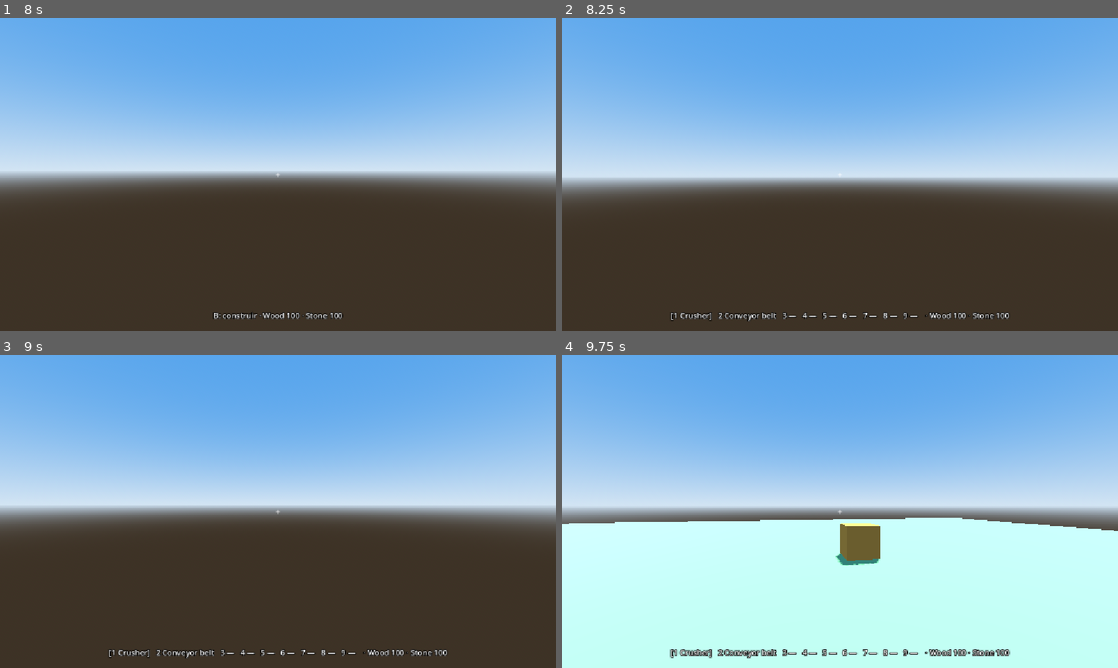
Above: before the commit, frames 1-4 (two rows, left to right).
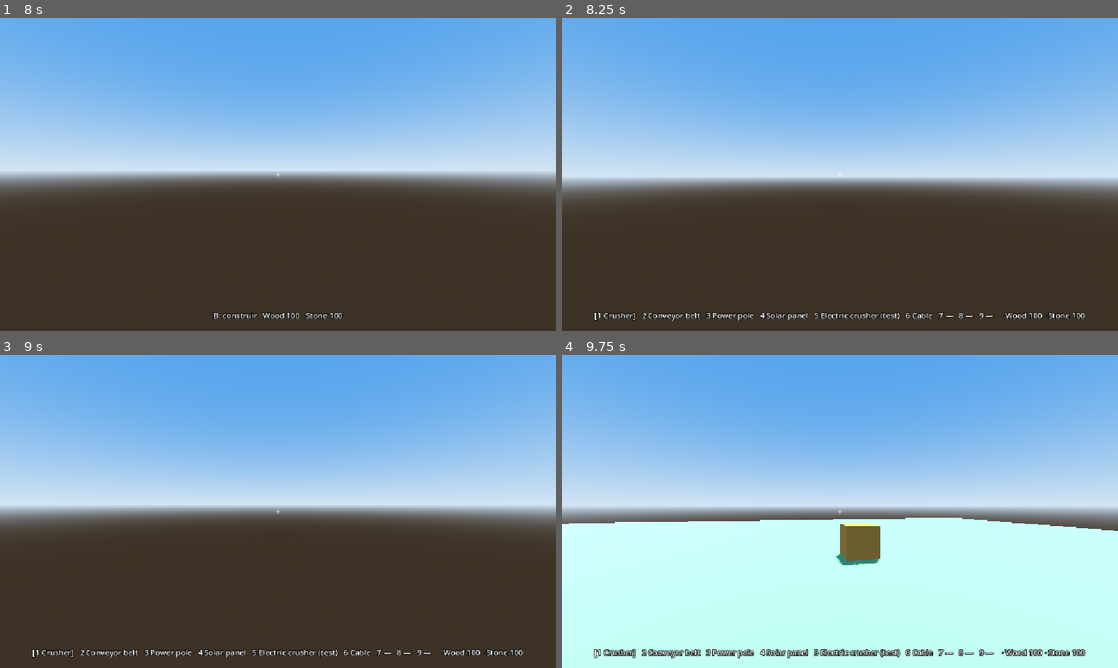
Above: after the commit, the same moments.

Repository: Cemiformica/formica
Game: Godot game, scene res://dev/sandbox.tscn
Two runs of this game, one before a commit and one after it. Both use one fixed random seed, a clock stepped at 60 frames per second and the inputs below. The project has no main scene, so this scene is started directly.
Inputs (mouse positions are in pixels of both pictures, inside the frame that each line leads up to):
- Up to frame 1 (8 s): tap Enter at 0.5 s; move the mouse to (305, 174) at 0.52 s; hold F (build_flip) 0.53-1.28 s; hold W (move_forward) 0.53-4.28 s; tap Space (jump) at 0.77, 1.52, 2.75, 3.02, 3.77, 4.52, 6.02, 6.77, 7.52 s; click (305, 174) at 0.8 s; move the mouse to (250, 174) at 1.27 s; click (250, 174) at 1.35 s; tap E (interact) at 1.55, 3.8, 6.05 s; move the mouse to (289, 168) at 2.02 s; hold E (interact) 2.03-2.78 s; tap F (build_flip) at 2.3, 2.85, 4.55, 6.8 s; move the mouse to (272, 180) at 2.77 s; click (272, 180) at 3.05 s; move the mouse to (316, 177) at 3.52 s; press the mouse at (316, 177) at 3.53 s; tap Escape (ui_cancel) at 4.15 s; move the mouse to (111, 127) at 4.27 s; release the mouse at (111, 127) at 4.28 s; hold A (move_left) 4.28-5.03 s; tap R (build_rotate) at 4.35 s; move the mouse to (305, 174) at 5.02 s; hold S (move_back) 5.03-5.78 s; hold Mouse wheel down (hotbar_next) 5.03-5.78 s; click (305, 174) at 5.3 s; move the mouse to (255, 168) at 5.77 s; hold D (move_right) 5.78-6.53 s; tap Mouse wheel up (hotbar_prev) at 5.85 s; move the mouse to (305, 174) at 6.52 s; hold E (interact) 6.53-7.28 s; hold W (move_forward) from 6.53 s (still down); move the mouse to (250, 174) at 7.27 s; tap Middle mouse button (pick_building) at 7.35 s; click (250, 174) at 7.55 s
- Up to frame 2 (8.25 s): keep holding W (move_forward); tap Enter at 8 s; move the mouse to (851, 168) at 8.02 s; hold B (toggle_build) from 8.03 s (still down)
- Up to frame 3 (9 s): tap E (interact) at 8.3 s; tap Space (jump) at 8.75 s; move the mouse to (272, 517) at 8.77 s; release W (move_forward) at 8.78 s; release B (toggle_build) at 8.78 s; hold A (move_left) from 8.78 s (still down); tap F (build_flip) at 8.85 s
- Up to frame 4 (9.75 s): tap Space (jump) at 9.02 s; tap Enter at 9.5 s; move the mouse to (878, 514) at 9.52 s; release A (move_left) at 9.53 s; press the mouse at (878, 514) at 9.53 s; hold W (move_forward) from 9.53 s (still down)

Frame 1 is identical in both runs. In frame 2, 1.2% of the frame differs, in the area x 5-95%, y 94-97%; in frame 3, 1.2%; in frame 4, 1.6%, in the area x 5-95%, y 93-98%.

Commit message:
B2.6b: herramienta de cable, cables visibles, red en pantalla y rearme del fusible

Diff:
--- /dev/null
+++ b/content/tools/cable_tool.tres
@@ -0,0 +1,7 @@
+[gd_resource type="Resource" script_class="CableTool" format=3]
+
+[ext_resource type="Script" path="res://core/content/cable_tool.gd" id="1_cable"]
+
+[resource]
+script = ExtResource("1_cable")
+name_key = "BUILD_CABLE"
--- /dev/null
+++ b/core/content/cable_tool.gd
@@ -0,0 +1,8 @@
+class_name CableTool
+extends Resource
+## La herramienta de cable (D-068): se pone en la barra de construcción como una construcción más.
+## Con ella en la mano: clic en una construcción eléctrica y clic en otra tiende un cable; repetirlo
+## sobre dos que ya están unidas lo quita. La lógica está en `BuildController`.
+
+## Clave de traducción del nombre visible.
+@export var name_key: String = "BUILD_CABLE"
--- a/core/world/island_state.gd
+++ b/core/world/island_state.gd
@@ -8,6 +8,8 @@
 signal building_placed(building: PlacedBuilding)
 ## Se emite al quitar una construcción (la vista borra su pieza visible).
 signal building_removed(building: PlacedBuilding)
+## Se emite al tender o quitar cables (la vista los vuelve a dibujar).
+signal cables_changed
 
 ## Qué casilla ocupa cada construcción. Se reconstruye al cargar a partir de las construcciones.
 var grid: OccupancyGrid = OccupancyGrid.new()
@@ -61,9 +63,12 @@
 	for cable: Vector2i in cables:
 		if cable.x != id and cable.y != id:
 			kept.append(cable)
+	var had_cables: bool = kept.size() != cables.size()
 	cables = kept
 	_links_dirty = true
 	_networks_dirty = true
+	if had_cables:
+		cables_changed.emit()
 	building_removed.emit(placed)
 	return placed
 
@@ -175,12 +180,28 @@
 	return cable_length(a, b) <= MAX_CABLE_LENGTH + 0.001
 
 
+## Clave de traducción del motivo por el que no se puede tender el cable ("" si sí se puede).
+func cable_problem(a: int, b: int) -> String:
+	if a == b or not buildings.has(a) or not buildings.has(b):
+		return "CABLE_INVALID"
+	if buildings[a].data.power_connections <= 0 or buildings[b].data.power_connections <= 0:
+		return "CABLE_NO_CONNECTOR"
+	if cables.has(_cable_key(a, b)):
+		return "CABLE_ALREADY"
+	if cable_count(a) >= buildings[a].data.power_connections or cable_count(b) >= buildings[b].data.power_connections:
+		return "CABLE_FULL"
+	if cable_length(a, b) > MAX_CABLE_LENGTH + 0.001:
+		return "CABLE_TOO_FAR"
+	return ""
+
+
 ## Tiende un cable. Devuelve false (y no toca nada) si no se puede.
 func add_cable(a: int, b: int) -> bool:
 	if not can_add_cable(a, b):
 		return false
 	cables.append(_cable_key(a, b))
 	_networks_dirty = true
+	cables_changed.emit()
 	return true
 
 
@@ -191,6 +212,7 @@
 		return false
 	cables.erase(key)
 	_networks_dirty = true
+	cables_changed.emit()
 	return true
 
 
--- /dev/null
+++ b/dev/content/electric_crusher.tres
@@ -0,0 +1,36 @@
+[gd_resource type="Resource" script_class="BuildingData" format=3]
+
+[ext_resource type="Script" path="res://core/content/building_data.gd" id="1_building"]
+[ext_resource type="Script" path="res://core/content/item_data.gd" id="2_itemscript"]
+[ext_resource type="Script" path="res://core/content/port_data.gd" id="3_portscript"]
+[ext_resource type="Resource" path="res://content/items/wood.tres" id="4_wood"]
+[ext_resource type="Resource" path="res://content/items/stone.tres" id="5_stone"]
+[ext_resource type="Resource" path="res://content/items/gravel.tres" id="6_gravel"]
+[ext_resource type="Resource" path="res://content/recipes/crush_stone.tres" id="7_crush"]
+
+[sub_resource type="Resource" id="Resource_in"]
+script = ExtResource("3_portscript")
+kind = 0
+cell = Vector2i(0, 0)
+side = 3
+
+[sub_resource type="Resource" id="Resource_out"]
+script = ExtResource("3_portscript")
+kind = 1
+cell = Vector2i(0, 0)
+side = 1
+item_filter = ExtResource("6_gravel")
+
+[resource]
+script = ExtResource("1_building")
+id = &"electric_crusher"
+name_key = "BUILDING_ELECTRIC_CRUSHER"
+size = Vector2i(1, 1)
+cost = Dictionary[ExtResource("2_itemscript"), int]({
+ExtResource("4_wood"): 6,
+ExtResource("5_stone"): 4
+})
+recipe = ExtResource("7_crush")
+power = -2.0
+power_connections = 1
+ports = Array[ExtResource("3_portscript")]([SubResource("Resource_in"), SubResource("Resource_out")])
--- a/dev/sandbox.gd
+++ b/dev/sandbox.gd
@@ -1,6 +1,7 @@
 extends Node3D
 ## Escena de pruebas de B2 (solo desarrollo). Da materiales de prueba, muestra la barra de construcción
-## en una línea de texto e imprime en Salida lo que pasa (qué mira, interacciones y construcción).
+## en una línea de texto, la red eléctrica de lo que miras en otra, e imprime en Salida lo que pasa.
+## (Los textos de esta escena son de desarrollo y no se traducen, salvo los nombres.)
 
 ## Materiales iniciales (trituradora: 6 madera + 4 piedra; cinta: 1 + 1).
 const START_WOOD: int = 100
@@ -9,6 +10,7 @@
 @onready var player: Player = $Player
 @onready var test_box: Interactable = $TestBox
 @onready var build_bar_label: Label = $HUD/BuildBarLabel
+@onready var network_label: Label = $HUD/NetworkLabel
 
 
 func _ready() -> void:
@@ -23,6 +25,7 @@
 	test_box.interacted.connect(_on_test_box_interacted)
 	builder.placed.connect(_on_building_placed)
 	builder.place_failed.connect(_on_place_failed)
+	builder.cable_changed.connect(_on_cable_changed)
 	builder.mode_changed.connect(_update_label.unbind(1))
 	builder.selection_changed.connect(_update_label)
 	inventory.changed.connect(_update_label)
@@ -44,7 +47,7 @@
 	for i: int in BuildController.BAR_SIZE:
 		var text: String = "%d —" % (i + 1)
 		if i < builder.build_bar.size() and builder.build_bar[i] != null:
-			text = "%d %s" % [i + 1, tr(builder.build_bar[i].name_key)]
+			text = "%d %s" % [i + 1, tr(str(builder.build_bar[i].get("name_key")))]
 		if i == builder.selected_slot:
 			text = "[" + text + "]"
 		parts.append(text)
@@ -73,4 +76,29 @@
 
 
 func _on_place_failed(reason_key: String) -> void:
-	print("No se pudo colocar: ", tr(reason_key))
+	print("No se pudo: ", tr(reason_key))
+
+
+func _on_cable_changed(added: bool) -> void:
+	var island: IslandState = WorldState.get_island(player.build_controller.island_id)
+	print("%s · cables: %d · redes: %d" % ["Cable tendido" if added else "Cable quitado", island.cables.size(), island.get_networks().size()])
+
+
+## Red eléctrica de lo que miras (con E a 3 m): "Red · genera 4 · consume 6 · ¡FUSIBLE SALTADO! …".
+func _process(_delta: float) -> void:
+	var view := player.focused_interactable as BuildingView
+	if view == null or view.island == null:
+		network_label.text = ""
+		return
+	var network: PowerNetwork = view.island.get_network(view.placed.id)
+	if network == null:
+		network_label.text = ""
+		return
+	var state: String = "funciona"
+	if network.is_tripped():
+		state = "¡FUSIBLE SALTADO! Quita carga y pulsa E en un generador"
+	elif network.supply <= 0.0:
+		state = "sin generación"
+	elif network.is_overloaded():
+		state = "sobrecarga"
+	network_label.text = "Red · genera %d · consume %d · %s" % [int(network.supply), int(network.demand), state]
--- a/dev/sandbox.tscn
+++ b/dev/sandbox.tscn
@@ -106,3 +106,18 @@
 theme_override_colors/font_outline_color = Color(0, 0, 0, 1)
 horizontal_alignment = 1
 vertical_alignment = 1
+
+[node name="NetworkLabel" type="Label" parent="HUD"]
+anchors_preset = 12
+anchor_top = 1.0
+anchor_right = 1.0
+anchor_bottom = 1.0
+offset_top = -84.0
+offset_bottom = -52.0
+grow_horizontal = 2
+grow_vertical = 0
+auto_translate_mode = 2
+theme_override_constants/outline_size = 6
+theme_override_colors/font_outline_color = Color(0, 0, 0, 1)
+horizontal_alignment = 1
+vertical_alignment = 1
--- a/entities/buildings/building_view.gd
+++ b/entities/buildings/building_view.gd
@@ -5,9 +5,15 @@
 ## reflejada; si no, una caja provisional con un cubito por puerto (azul = entrada, naranja = salida).
 ## Encima, un texto flotante con el contenido y el progreso de la máquina, leído en cada fotograma.
 ## Las cintas son una losa baja con una flecha, y sus ítems se ven como cubitos del color de cada ítem.
+## Los postes son un palo alto; los generadores, una losa azulada (B2.6b). E sobre un generador
+## rearma el fusible de su red; sobre una máquina, hace el intercambio rápido provisional.
 
 const BODY_HEIGHT: float = 1.0
 const BODY_COLOR: Color = Color(0.55, 0.5, 0.45)
+const GENERATOR_COLOR: Color = Color(0.15, 0.25, 0.5)
+const POLE_COLOR: Color = Color(0.45, 0.32, 0.2)
+const POLE_HEIGHT: float = 2.0
+const GENERATOR_HEIGHT: float = 0.5
 const COLOR_INPUT: Color = Color(0.2, 0.5, 1.0)
 const COLOR_OUTPUT: Color = Color(1.0, 0.55, 0.1)
 const BELT_HEIGHT: float = 0.1
@@ -22,6 +28,8 @@
 
 ## Construcción que muestra.
 var placed: PlacedBuilding
+## Isla a la que pertenece (para preguntar por su red eléctrica).
+var island: IslandState
 
 var _label: Label3D = null
 ## Solo cintas: dirección de avance (hacia la salida) y cubitos de los ítems.
@@ -29,9 +37,30 @@
 var _belt_cubes: Array[MeshInstance3D] = []
 
 
+## Altura de la pieza provisional: palo alto para los postes, losa para los generadores, caja para el resto.
+static func body_height(data: BuildingData) -> float:
+	if is_pole(data):
+		return POLE_HEIGHT
+	if data.power > 0.0:
+		return GENERATOR_HEIGHT
+	return BODY_HEIGHT
+
+
+## ¿Es un poste? (admite varios cables y ni genera, ni consume, ni trabaja)
+static func is_pole(data: BuildingData) -> bool:
+	return data.power_connections > 1 and data.power == 0.0 and data.recipe == null and data.belt_speed <= 0.0
+
+
+## Punto del mundo donde se engancha un cable a esta construcción: arriba del todo, en su centro.
+static func cable_anchor(p_placed: PlacedBuilding) -> Vector3:
+	var center: Vector3 = GridMath.footprint_center(p_placed.origin, p_placed.data.size, p_placed.rotation)
+	return center + Vector3(0.0, body_height(p_placed.data) - 0.1, 0.0)
+
+
 ## Prepara la vista. Se llama ANTES de añadirla al árbol.
-func setup(p_placed: PlacedBuilding) -> void:
+func setup(p_placed: PlacedBuilding, p_island: IslandState) -> void:
 	placed = p_placed
+	island = p_island
 	name = "%s_%d" % [placed.data.id, placed.id]
 	display_name_key = placed.data.name_key
 	position = GridMath.footprint_center(placed.origin, placed.data.size, placed.rotation)
@@ -41,11 +70,14 @@
 		return
 
 	# Colisión del tamaño de la huella girada: bloquea el paso y el rayo de interacción la encuentra.
+	var height: float = body_height(placed.data)
 	var shape := BoxShape3D.new()
-	shape.size = Vector3(s.x, BODY_HEIGHT, s.y)
+	shape.size = Vector3(s.x, height, s.y)
+	if is_pole(placed.data):
+		shape.size = Vector3(0.4, height, 0.4)
 	var collision := CollisionShape3D.new()
 	collision.shape = shape
-	collision.position.y = BODY_HEIGHT * 0.5
+	collision.position.y = height * 0.5
 	add_child(collision)
 
 	if placed.data.scene != null:
@@ -55,8 +87,13 @@
 		if placed.flipped:
 			model.scale.z = -1.0
 		add_child(model)
+	elif is_pole(placed.data):
+		_add_box(Vector3(0.2, height, 0.2), Vector3(0.0, height * 0.5, 0.0), POLE_COLOR)
 	else:
-		_add_box(Vector3(s.x - 0.1, BODY_HEIGHT, s.y - 0.1), Vector3(0.0, BODY_HEIGHT * 0.5, 0.0), BODY_COLOR)
+		var color: Color = BODY_COLOR
+		if placed.data.power > 0.0:
+			color = GENERATOR_COLOR
+		_add_box(Vector3(s.x - 0.1, height, s.y - 0.1), Vector3(0.0, height * 0.5, 0.0), color)
 		_add_port_markers()
 
 	_label = Label3D.new()
@@ -64,7 +101,7 @@
 	_label.auto_translate_mode = Node.AUTO_TRANSLATE_MODE_DISABLED # el texto ya va traducido
 	_label.font_size = 40
 	_label.outline_size = 8
-	_label.position.y = BODY_HEIGHT + 0.5
+	_label.position.y = height + 0.5
 	add_child(_label)
 
 
@@ -89,7 +126,10 @@
 	parts.append("%d %%" % int(placed.progress / recipe.duration * 100.0))
 	for item: ItemData in recipe.outputs:
 		parts.append("%s %d" % [tr(item.name_key), placed.output.get_total(item)])
-	return " → ".join(parts)
+	var text: String = " → ".join(parts)
+	if placed.data.power < 0.0 and island != null and not island.is_powered(placed.id):
+		text += "  · " + tr("POWER_NO_POWER")
+	return text
 
 
 ## Cinta: losa baja, flecha hacia la salida y un cubito por cada hueco de ítem.
@@ -151,9 +191,15 @@
 	return _item_materials[item]
 
 
-## E: avisa (señal `interacted`) y hace el intercambio rápido provisional con el inventario del jugador.
+## E: avisa (señal `interacted`). Sobre un generador rearma el fusible de su red; sobre una máquina,
+## hace el intercambio rápido provisional con el inventario del jugador.
 func interact(by: Node) -> void:
 	super(by)
+	if placed.data.power > 0.0 and island != null:
+		var network: PowerNetwork = island.get_network(placed.id)
+		if network != null:
+			network.reset_fuse() # si sigue sobrecargada, volverá a saltar en el siguiente paso
+		return
 	placed.quick_exchange(WorldState.player_inventory)
 
 
--- a/entities/player/build_controller.gd
+++ b/entities/player/build_controller.gd
@@ -7,6 +7,8 @@
 ## Botón central (cuentagotas): coge la construcción que miras y entra en el modo si no estabas.
 ## El fantasma es verde (cabe y hay materiales) o rojo, con un cubito por puerto (azul = entrada,
 ## naranja = salida). La construcción visible la crea la vista de la isla (`IslandView`).
+## Con el **cable** (`CableTool`) en la mano (B2.6b, D-068): clic en una construcción eléctrica y clic en
+## otra tiende un cable; si ya estaban unidas, lo quita. Un cable provisional verde o rojo sigue a la mira.
 
 ## Se emite al entrar o salir del modo construcción.
 signal mode_changed(active: bool)
@@ -16,12 +18,15 @@
 signal placed(building: PlacedBuilding)
 ## Se emite si no se pudo colocar. `reason_key` es una clave de traducción ("BUILD_NO_ROOM"...).
 signal place_failed(reason_key: String)
+## Se emite al tender (true) o quitar (false) un cable.
+signal cable_changed(added: bool)
 
 ## Número de casillas de la barra de construcción.
 const BAR_SIZE: int = 9
 
-## Barra de construcción (hasta 9). Por ahora fija en el Inspector; el catálogo con Q llegará en la fase C.
-@export var build_bar: Array[BuildingData] = []
+## Barra de construcción (hasta 9): `BuildingData` o `CableTool`. Por ahora fija en el Inspector;
+## el catálogo con Q llegará en la fase C.
+@export var build_bar: Array[Resource] = []
 ## Isla de `WorldState` donde se construye.
 @export var island_id: StringName = &"dev_sandbox"
 ## Alcance del rayo para apuntar (m).
@@ -33,6 +38,7 @@
 const COLOR_OUTPUT: Color = Color(1.0, 0.55, 0.1)
 ## Altura del fantasma (provisional: aún no hay modelos).
 const GHOST_HEIGHT: float = 1.0
+const CABLE_PREVIEW_THICKNESS: float = 0.05
 
 ## ¿Estamos en el modo construcción?
 var active: bool = false
@@ -53,6 +59,11 @@
 var _port_markers: Array[MeshInstance3D] = []
 var _has_target: bool = false
 var _target_origin: Vector2i = Vector2i.ZERO
+## Cable: id de la construcción donde empieza el cable que estamos tendiendo (0 = ninguno).
+var _cable_from: int = 0
+var _cable_preview: MeshInstance3D
+var _cable_ok_material: StandardMaterial3D
+var _cable_bad_material: StandardMaterial3D
 
 
 func _ready() -> void:
@@ -65,6 +76,11 @@
 	_ghost.mesh = _ghost_box
 	_ghost.material_override = _ghost_material
 	add_child(_ghost)
+	_cable_ok_material = _make_material(COLOR_OK, false)
+	_cable_bad_material = _make_material(COLOR_BAD, false)
+	_cable_preview = MeshInstance3D.new()
+	_cable_preview.visible = false
+	add_child(_cable_preview)
 	visible = false
 
 
@@ -75,8 +91,13 @@
 	if _picked != null:
 		return _picked
 	if selected_slot < build_bar.size():
-		return build_bar[selected_slot]
+		return build_bar[selected_slot] as BuildingData # null si es el cable
 	return null
+
+
+## ¿Llevamos el cable en la mano?
+func holding_cable() -> bool:
+	return active and _picked == null and selected_slot < build_bar.size() and build_bar[selected_slot] is CableTool
 
 
 func _unhandled_input(event: InputEvent) -> void:
@@ -98,6 +119,11 @@
 		_select_slot((selected_slot + 1) % BAR_SIZE)
 	elif event.is_action_pressed("hotbar_prev"):
 		_select_slot(posmod(selected_slot - 1, BAR_SIZE))
+	elif holding_cable():
+		if event.is_action_pressed("build_place") and Aim.pointer_ready():
+			_cable_click()
+		elif event.is_action_pressed("ui_cancel"):
+			_cable_from = 0
 	elif event.is_action_pressed("build_rotate"):
 		rotation_steps = (rotation_steps + 1) % 4
 	elif event.is_action_pressed("build_flip") and get_held() != null and get_held().can_flip():
@@ -107,6 +133,11 @@
 
 
 func _process(_delta: float) -> void:
+	if holding_cable():
+		_update_cable_preview()
+		return
+	_cable_preview.visible = false
+	_ghost.visible = true
 	var building: BuildingData = get_held()
 	if building == null:
 		visible = false
@@ -139,6 +170,7 @@
 
 func _set_active(value: bool) -> void:
 	active = value
+	_cable_from = 0
 	if not active:
 		visible = false
 	mode_changed.emit(active)
@@ -147,6 +179,7 @@
 func _select_slot(index: int) -> void:
 	selected_slot = index
 	_picked = null
+	_cable_from = 0
 	selection_changed.emit()
 
 
@@ -165,6 +198,7 @@
 		_select_slot(index)
 	else:
 		_picked = data
+		_cable_from = 0
 		selection_changed.emit()
 	rotation_steps = view.placed.rotation # copia también el giro, como el cuentagotas de Satisfactory
 	if not active:
@@ -228,6 +262,80 @@
 	placed.emit(result)
 
 
+# --- Cable (B2.6b) ---
+
+## Construcción que miramos, o null.
+func _aimed_building() -> PlacedBuilding:
+	var hit: Dictionary = _aim_hit()
+	if hit.is_empty():
+		return null
+	var view := hit["collider"] as BuildingView
+	if view == null:
+		return null
+	return view.placed
+
+
+## Primer clic: elige dónde empieza el cable. Segundo clic: lo tiende (o lo quita si ya estaban unidas).
+func _cable_click() -> void:
+	var island: IslandState = WorldState.get_island(island_id)
+	var target: PlacedBuilding = _aimed_building()
+	if target == null:
+		return
+	if _cable_from == 0 or not island.buildings.has(_cable_from):
+		if target.data.power_connections <= 0:
+			place_failed.emit("CABLE_NO_CONNECTOR")
+			return
+		_cable_from = target.id
+		return
+	if target.id == _cable_from:
+		_cable_from = 0 # clic en la misma: cancelar
+		return
+	if island.remove_cable(_cable_from, target.id):
+		cable_changed.emit(false)
+		_cable_from = 0
+		return
+	var problem: String = island.cable_problem(_cable_from, target.id)
+	if problem != "":
+		place_failed.emit(problem)
+		return
+	island.add_cable(_cable_from, target.id)
+	cable_changed.emit(true)
+	_cable_from = 0
+
+
+## Cable provisional desde el inicio hasta lo que miramos: verde si se puede tender (o quitar), rojo si no.
+func _update_cable_preview() -> void:
+	_ghost.visible = false
+	for marker: MeshInstance3D in _port_markers:
+		marker.visible = false
+	var island: IslandState = WorldState.get_island(island_id)
+	if _cable_from == 0 or not island.buildings.has(_cable_from):
+		_cable_preview.visible = false
+		visible = true
+		return
+	var from: Vector3 = BuildingView.cable_anchor(island.buildings[_cable_from])
+	var to: Vector3
+	var ok: bool = false
+	var target: PlacedBuilding = _aimed_building()
+	if target != null and target.id != _cable_from:
+		to = BuildingView.cable_anchor(target)
+		ok = island.cable_problem(_cable_from, target.id) == "" or island.cables.has(Vector2i(mini(_cable_from, target.id), maxi(_cable_from, target.id)))
+	else:
+		var hit: Dictionary = _aim_hit()
+		if hit.is_empty():
+			to = from + (-get_viewport().get_camera_3d().global_basis.z) * 3.0
+		else:
+			to = hit["position"]
+		ok = from.distance_to(to) <= IslandState.MAX_CABLE_LENGTH
+	visible = true
+	_cable_preview.visible = true
+	IslandView.place_line(_cable_preview, from, to, CABLE_PREVIEW_THICKNESS)
+	if ok:
+		_cable_preview.material_override = _cable_ok_material
+	else:
+		_cable_preview.material_override = _cable_bad_material
+
+
 func _make_material(color: Color, transparent: bool) -> StandardMaterial3D:
 	var material := StandardMaterial3D.new()
 	material.albedo_color = color
--- a/entities/player/player.tscn
+++ b/entities/player/player.tscn
@@ -4,7 +4,10 @@
 [ext_resource type="Script" path="res://entities/player/build_controller.gd" id="2_build"]
 [ext_resource type="Resource" path="res://content/buildings/crusher.tres" id="3_crusher"]
 [ext_resource type="Resource" path="res://content/buildings/conveyor.tres" id="4_conveyor"]
-[ext_resource type="Script" path="res://core/content/building_data.gd" id="5_buildingscript"]
+[ext_resource type="Resource" path="res://content/buildings/power_pole.tres" id="5_pole"]
+[ext_resource type="Resource" path="res://content/buildings/solar_panel.tres" id="6_solar"]
+[ext_resource type="Resource" path="res://dev/content/electric_crusher.tres" id="7_ecrusher"]
+[ext_resource type="Resource" path="res://content/tools/cable_tool.tres" id="8_cable"]
 
 [sub_resource type="CapsuleShape3D" id="CapsuleShape3D_player"]
 radius = 0.4
@@ -36,4 +39,4 @@
 
 [node name="BuildController" type="Node3D" parent="."]
 script = ExtResource("2_build")
-build_bar = Array[ExtResource("5_buildingscript")]([ExtResource("3_crusher"), ExtResource("4_conveyor")])
+build_bar = Array[Resource]([ExtResource("3_crusher"), ExtResource("4_conveyor"), ExtResource("5_pole"), ExtResource("6_solar"), ExtResource("7_ecrusher"), ExtResource("8_cable")])
--- a/localization/translations.csv
+++ b/localization/translations.csv
@@ -15,3 +15,13 @@
 BUILDING_CONVEYOR,Cinta,Cinta,Conveyor belt
 BUILD_NO_ROOM,No cabe aquí,No hi cap,No room here
 BUILD_NO_MATERIALS,Faltan materiales,Falten materials,Missing materials
+BUILDING_POWER_POLE,Poste eléctrico,Pal elèctric,Power pole
+BUILDING_SOLAR_PANEL,Placa solar,Placa solar,Solar panel
+BUILDING_ELECTRIC_CRUSHER,Trituradora eléctrica (prueba),Trituradora elèctrica (prova),Electric crusher (test)
+BUILD_CABLE,Cable,Cable,Cable
+CABLE_INVALID,No se puede conectar aquí,No es pot connectar aquí,Cannot connect here
+CABLE_NO_CONNECTOR,No admite cables,No admet cables,Does not take cables
+CABLE_ALREADY,Ya están conectados,Ja estan connectats,Already connected
+CABLE_FULL,No le quedan conexiones libres,No li queden connexions lliures,No free connections left
+CABLE_TOO_FAR,Demasiado lejos,Massa lluny,Too far
+POWER_NO_POWER,Sin energía,Sense energia,No power
--- a/world/island_view.gd
+++ b/world/island_view.gd
@@ -3,6 +3,10 @@
 ## Dibuja una isla de `WorldState` (B2.4c): una `BuildingView` por construcción colocada.
 ## Solo muestra (D-046): los datos los cambian el modo construcción y `Simulation`.
 ## Escucha a su `IslandState` para crear y borrar piezas, y lo rehace todo si se carga una partida.
+## También dibuja los cables de energía como líneas finas entre sus dos construcciones (B2.6b).
+
+const CABLE_COLOR: Color = Color(0.1, 0.1, 0.1)
+const CABLE_THICKNESS: float = 0.04
 
 ## Isla de `WorldState` que dibuja.
 @export var island_id: StringName = &"dev_sandbox"
@@ -10,9 +14,14 @@
 var _island: IslandState = null
 ## Id de la construcción → su vista.
 var _views: Dictionary[int, BuildingView] = {}
+## Líneas de los cables dibujados.
+var _cable_meshes: Array[MeshInstance3D] = []
+var _cable_material: StandardMaterial3D
 
 
 func _ready() -> void:
+	_cable_material = StandardMaterial3D.new()
+	_cable_material.albedo_color = CABLE_COLOR
 	WorldState.state_replaced.connect(_rebuild)
 	_rebuild()
 
@@ -22,6 +31,7 @@
 	if _island != null and _island.building_placed.is_connected(_on_building_placed):
 		_island.building_placed.disconnect(_on_building_placed)
 		_island.building_removed.disconnect(_on_building_removed)
+		_island.cables_changed.disconnect(_redraw_cables)
 	for view: BuildingView in _views.values():
 		view.queue_free()
 	_views.clear()
@@ -29,13 +39,15 @@
 	_island = WorldState.get_island(island_id)
 	_island.building_placed.connect(_on_building_placed)
 	_island.building_removed.connect(_on_building_removed)
+	_island.cables_changed.connect(_redraw_cables)
 	for placed: PlacedBuilding in _island.buildings.values():
 		_on_building_placed(placed)
+	_redraw_cables()
 
 
 func _on_building_placed(placed: PlacedBuilding) -> void:
 	var view := BuildingView.new()
-	view.setup(placed)
+	view.setup(placed, _island)
 	add_child(view)
 	_views[placed.id] = view
 
@@ -44,3 +56,34 @@
 	if _views.has(placed.id):
 		_views[placed.id].queue_free()
 		_views.erase(placed.id)
+
+
+## Borra las líneas y las vuelve a crear desde `IslandState.cables` (son pocas: no merece la pena más).
+func _redraw_cables() -> void:
+	for mesh: MeshInstance3D in _cable_meshes:
+		mesh.queue_free()
+	_cable_meshes.clear()
+	for cable: Vector2i in _island.cables:
+		if not _island.buildings.has(cable.x) or not _island.buildings.has(cable.y):
+			continue
+		var line := MeshInstance3D.new()
+		add_child(line)
+		place_line(line, BuildingView.cable_anchor(_island.buildings[cable.x]), BuildingView.cable_anchor(_island.buildings[cable.y]), CABLE_THICKNESS)
+		line.material_override = _cable_material
+		_cable_meshes.append(line)
+
+
+## Convierte `line` en una barra fina de `from` a `to` (también la usa el cable provisional del modo construcción).
+static func place_line(line: MeshInstance3D, from: Vector3, to: Vector3, thickness: float) -> void:
+	var length: float = from.distance_to(to)
+	var box := line.mesh as BoxMesh
+	if box == null:
+		box = BoxMesh.new()
+		line.mesh = box
+	box.size = Vector3(thickness, thickness, maxf(length, 0.01))
+	line.global_position = (from + to) * 0.5
+	if length > 0.001:
+		var up: Vector3 = Vector3.UP
+		if absf((to - from).normalized().dot(Vector3.UP)) > 0.99:
+			up = Vector3.FORWARD # casi vertical: otro «arriba» para que look_at no falle
+		line.look_at(to, up)
Not shown, added: core/content/cable_tool.gd.uid
Binary file changed: localization/translations.ca.translation
Binary file changed: localization/translations.en.translation
Binary file changed: localization/translations.es.translation
